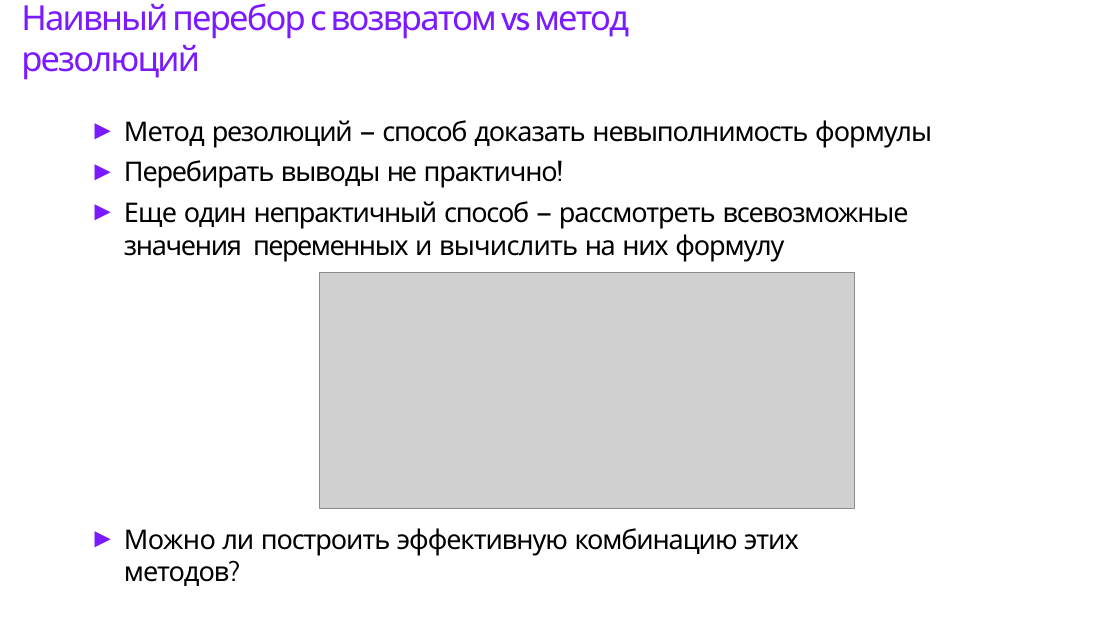
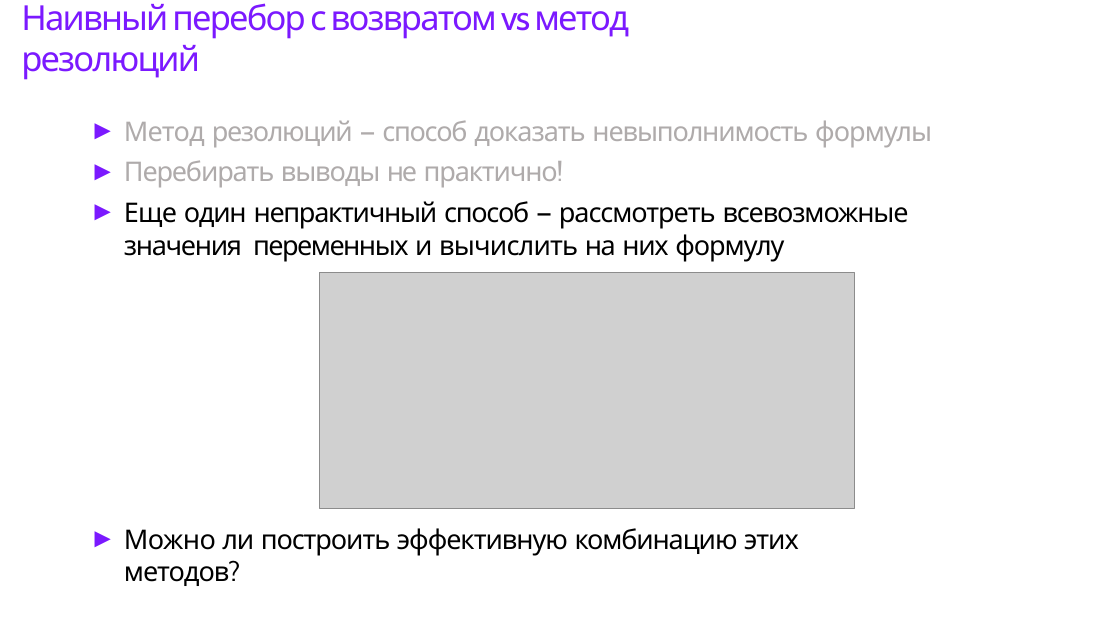
Before and after one commit to sirius-2023-spbu/materials, a slide deck: slide 37 of lectures/Лекция1.pptx. Drawn at 1120x630 pixels with LibreOffice and Linux fonts; fonts in the diff are those of the drawing; grey boxes stand for pictures. Boxes give left, top, right and bottom in pixels: in the first picture for what was removed or moved away, otherwise in the second. Text is boxed around its words. In the diff, an @@ line names an element or a change of style, - is before the commit and + after.

```diff
--- a/lectures/Лекция1.pptx
+++ b/lectures/Лекция1.pptx
@@ text at box(124, 120, 932, 188): text colour #000000 to #AFABAB in "Метод резолюций — способ доказать невыполнимость формулы", "Перебирать выводы не практично!" @@
```
Also in this commit, not shown: 5 other slides changed.
